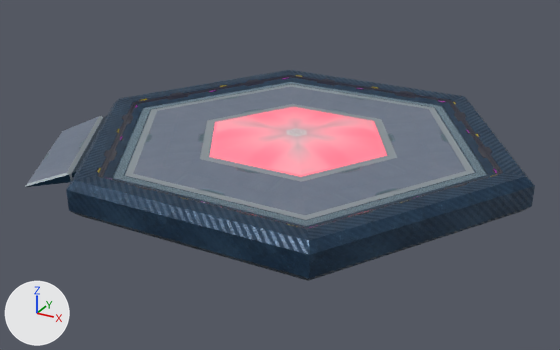
The glTF model ABM_UnityProject/External/ABM_01_Museum/unity_assets/entity12382n.gltf, before and after one commit.
Camera for both pictures: a 50 mm camera at (10.11, -19.42, 9.28) aimed at (-0.34, -0.42, -0.22). The axes (+X, +Y, +Z) are drawn at lower left. The lights are the same throughout. Objects named as collision shapes, trigger or cutter boxes, shadow casters or lower levels of detail are left out. Where no turn or scale is listed for an object, it has been applied to the vertices.

The first picture shows 'node_Museum_Hex_Floor_Piece_a', 'node_Museum_Hex_Floor_Piece_a_transparency', 'node_Museum_Hex_Floor_Ramp_Art'.
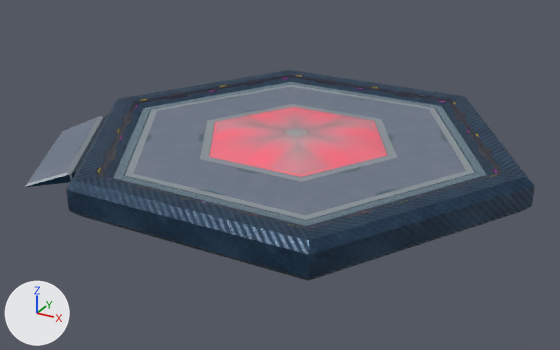
Location of each change, [x1, y1, x2, y2] in pixels of the pictures (560 x 350 px):
'node_Museum_Hex_Floor_Piece_a_transparency', surface changed: [209, 107, 388, 177] in both

Patch to the scene script:
```diff
--- a/ABM_UnityProject/External/ABM_01_Museum/unity_assets/entity12382n.gltf.py
+++ b/ABM_UnityProject/External/ABM_01_Museum/unity_assets/entity12382n.gltf.py
@@ mat_tileset_transparencies_01_mat @@
 n0 = _N.new('ShaderNodeBsdfPrincipled'); n0.name = 'Principled BSDF'
-n0.inputs[28].default_value = 0.5  # 'Emission Strength'
 n1 = _N.new('ShaderNodeOutputMaterial'); n1.name = 'Material Output'
@@ mat_tileset_transparencies_01_mat @@
 n2 = _N.new('ShaderNodeTexImage'); n2.name = 'Image Texture'
 n2.image = img_tileset_transparencies_01_albedo_png
-n3 = _N.new('ShaderNodeTexImage'); n3.name = 'Image Texture.001'
-n3.image = img_tileset_transparencies_01_albedo_png
 _L.new(n0.outputs[0], n1.inputs[0])  # 'BSDF' to 'Surface'
-_L.new(n2.outputs[0], n0.inputs[27])  # 'Color' to 'Emission Color'
-_L.new(n3.outputs[0], n0.inputs[0])  # 'Color' to 'Base Color'
-_L.new(n3.outputs[1], n0.inputs[4])  # 'Alpha' to 'Alpha'
+_L.new(n2.outputs[0], n0.inputs[0])  # 'Color' to 'Base Color'
+_L.new(n2.outputs[1], n0.inputs[4])  # 'Alpha' to 'Alpha'
```
